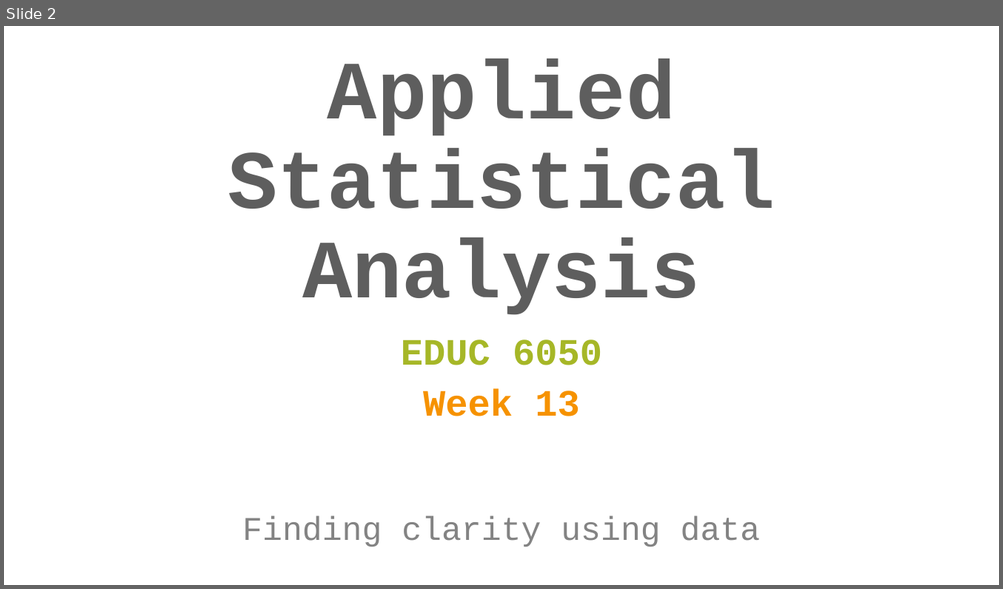
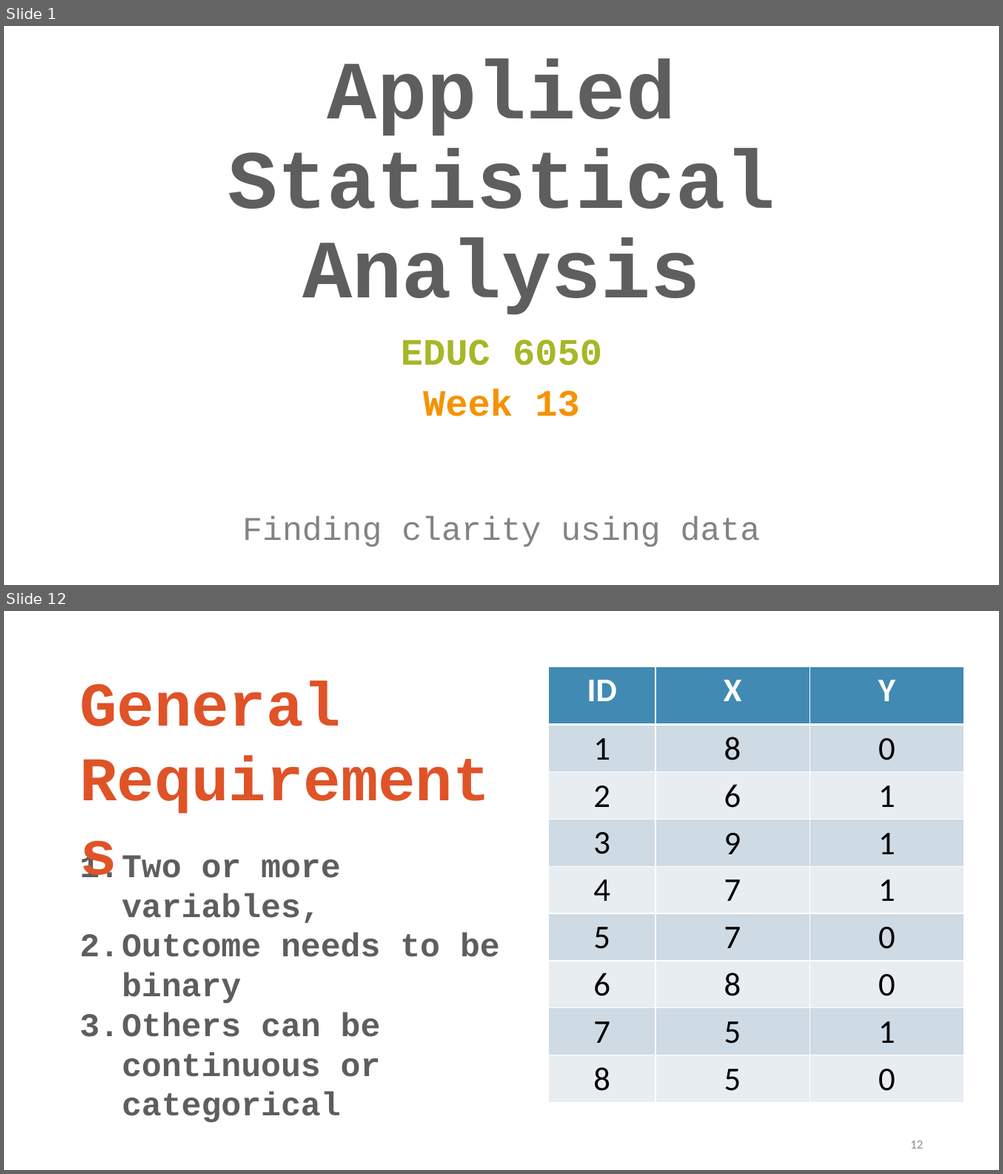
Before and after one commit to TysonStanley/EDU-6050, a slide deck: Slides/13_EDUC_6050_2018.pptx. Shown one above the other, each under a label of ours: slide 2 before the commit, slides 1 and 12 after it; the slides between them are not shown. The pictures are 1003x589 and 1003x1174 pixels, drawn with LibreOffice and Linux fonts; fonts in the diff are those of the drawing. Boxes give left, top, right and bottom in pixels: in the first picture for what was removed or moved away, otherwise in the second. Text is boxed around its words. In the diff, an @@ line names an element or a change of style, - is before the commit and + after.

```diff
--- a/Slides/13_EDUC_6050_2018.pptx
+++ b/Slides/13_EDUC_6050_2018.pptx
@@ slide 12 added at [4,611,999,1170], background #FFFFFF @@
@@ table added at [549,667,965,1102], 9 rows, 3 columns @@
+ID | X | Y
+1 | 8 | 0
+2 | 6 | 1
+3 | 9 | 1
+4 | 7 | 1
+5 | 7 | 0
+6 | 8 | 0
+7 | 5 | 1
+8 | 5 | 0
@@ text added at [79,681,341,726], 60 pt, text #DF5327, bold @@
+General
+Requirements
@@ text added at [79,854,500,1123], 32 pt, text #5E5E5E, bold @@
+1. Two or more variables,
+2. Outcome needs to be binary
+3. Others can be continuous or categorical
@@ page number added at [910,1141,922,1149], 12 pt, text #8C8C8C @@
+12
@@ what was slide 2 is now slide 1 @@
```
Also in this commit, not shown: 48 other slides added, 6 slides removed, 3 other files.
